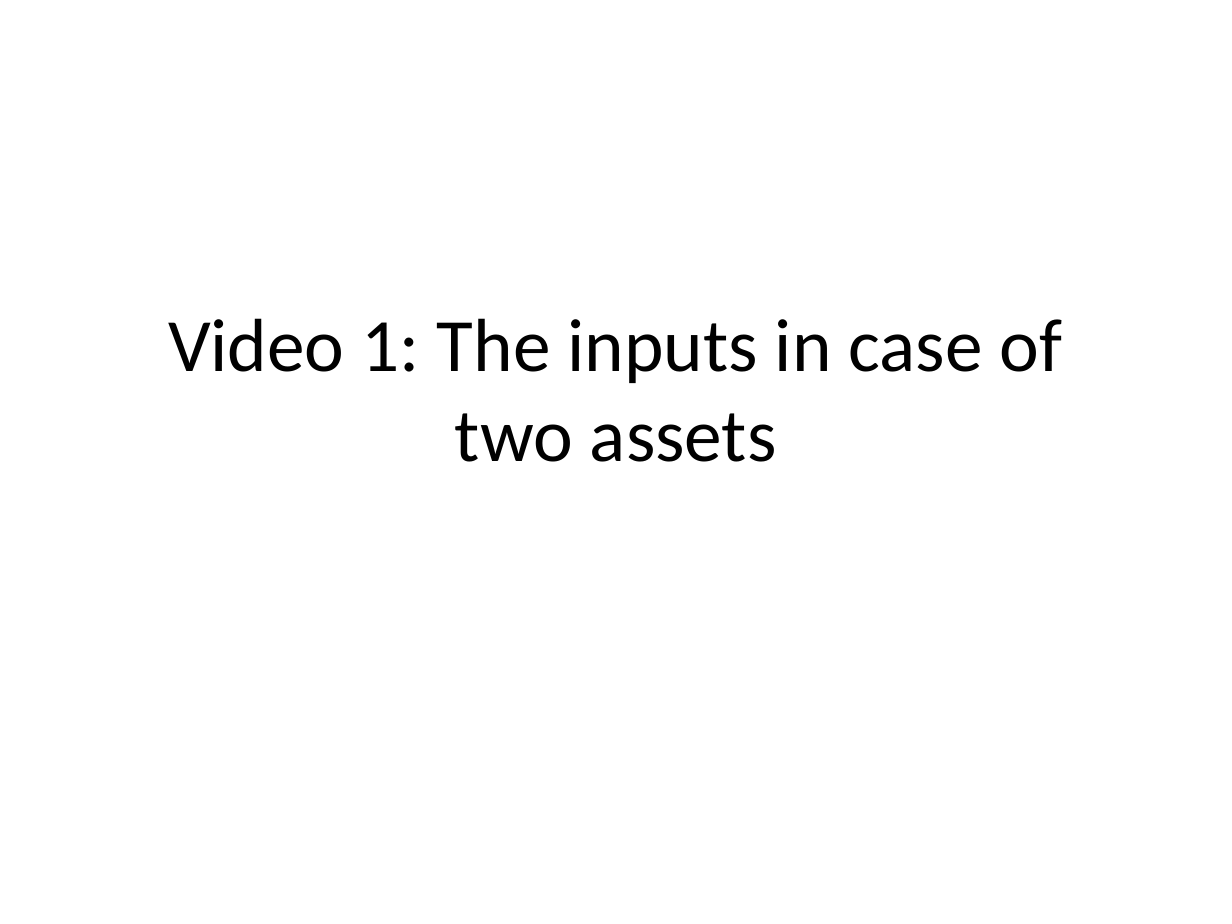
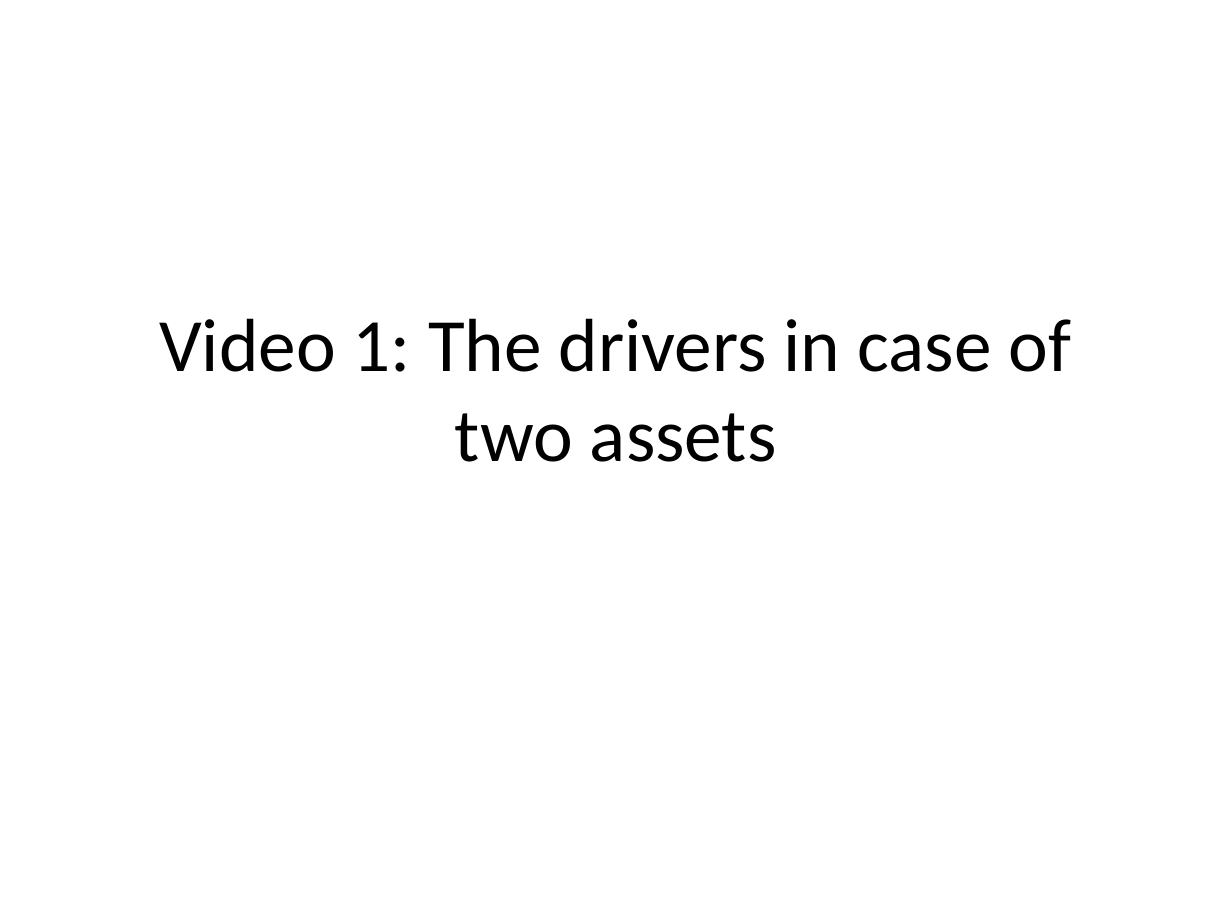
Before and after one commit to saciestudio/courses-intro-portfolio-analysis, a slide deck: slide 1 of scripts/Chapter3.pptx. Drawn at 1232x924 pixels with LibreOffice and Linux fonts; fonts in the diff are those of the drawing. Boxes give left, top, right and bottom in pixels: in the first picture for what was removed or moved away, otherwise in the second. Text is boxed around its words. In the diff, an @@ line names an element or a change of style, - is before the commit and + after.

```diff
--- a/scripts/Chapter3.pptx
+++ b/scripts/Chapter3.pptx
@@ title at [159,318,1072,462]: text changed @@
-Video 1: The inputs in case of two assets
+Video 1: The drivers in case of two assets
```
Also in this commit, not shown: 3 slides added, 3 other files.
